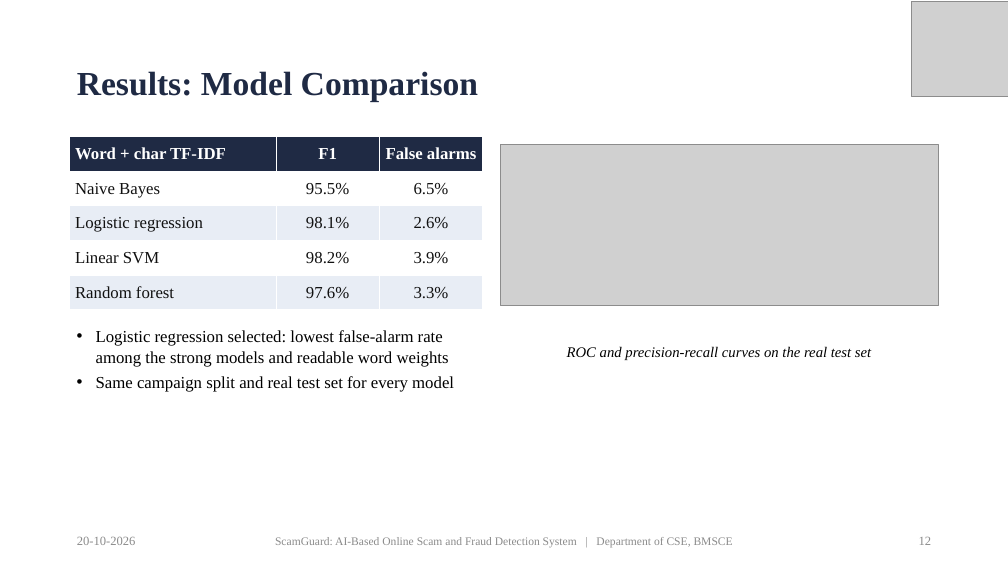
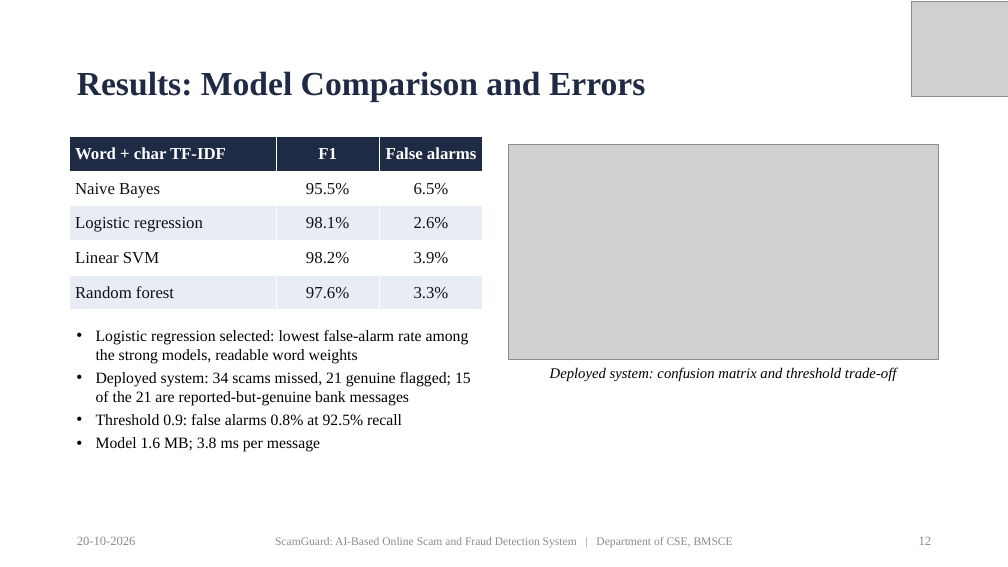
Before and after one commit to priyamthakur275/ScamGuard-AI, a slide deck: slide 12 of docs/presentation/ScamGuard_PP2_Presentation.pptx. Drawn at 1008x567 pixels with LibreOffice and Linux fonts; fonts in the diff are those of the drawing; grey boxes stand for pictures. Boxes give left, top, right and bottom in pixels: in the first picture for what was removed or moved away, otherwise in the second. Text is boxed around its words. In the diff, an @@ line names an element or a change of style, - is before the commit and + after.

Commit message:
Final copies: report layout pass, balanced paper columns, 20-slide presentation

```diff
--- a/docs/presentation/ScamGuard_PP2_Presentation.pptx
+++ b/docs/presentation/ScamGuard_PP2_Presentation.pptx
@@ title at box(77, 71, 645, 102): text changed @@
-Results: Model Comparison
+Results: Model Comparison and Errors
@@ picture: place and size @@
-picture at box(501, 144, 939, 306)
+picture at box(509, 144, 939, 359)
@@ text at box(96, 330, 471, 452): text changed; size 16 to 15 pt @@
-• Logistic regression selected: lowest false-alarm rate among the strong models and readable word weights
-• Same campaign split and real test set for every model
+• Logistic regression selected: lowest false-alarm rate among the strong models, readable word weights
+• Deployed system: 34 scams missed, 21 genuine flagged; 15 of the 21 are reported-but-genuine bank messages
+• Threshold 0.9: false alarms 0.8% at 92.5% recall
+• Model 1.6 MB; 3.8 ms per message
@@ text at box(550, 367, 896, 381): text changed @@
-ROC and precision-recall curves on the real test set
+Deployed system: confusion matrix and threshold trade-off
```
Also in this commit, not shown: 4 other slides changed, 5 slides removed, 4 other files.
